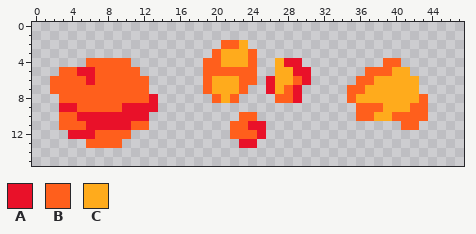
Pixel-art sprite, stored at player_character/fire/fire_ball_particles.png. Above is the file before it was changed.
The file is 48x16 pixels.
Palette (. is transparent): A #e91129  B #ff5f1c  C #ffab1c
After:
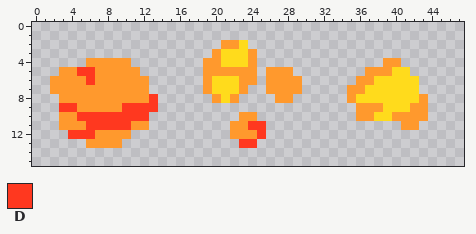
Colours new in this view: D #ff381f
Changes in this commit:
colour B: #ff5f1c -> #ff992d
colour C: #ffab1c -> #ffdb1c
Changed rows in their new state; - is a pixel that keeps its letter.
first column x 3:
 4 ------------------------...-
 5 --DD-------------------BBB..
 6 ---D-------------------BBB-.
 7 -----------------------BB-B-
 8 ----------D---------------.-
 9 DD-----DDDD-----------------
10 --DDDDDDDD------------------
11 ---DDDDD-------------DD-----
12 -DDD------------------D-----
13 --------------------DD------
Changed places in both pictures, as pixel boxes (x1, y1, x2, y2):
changed: (203, 40, 428, 148)
changed: (50, 58, 158, 148)
